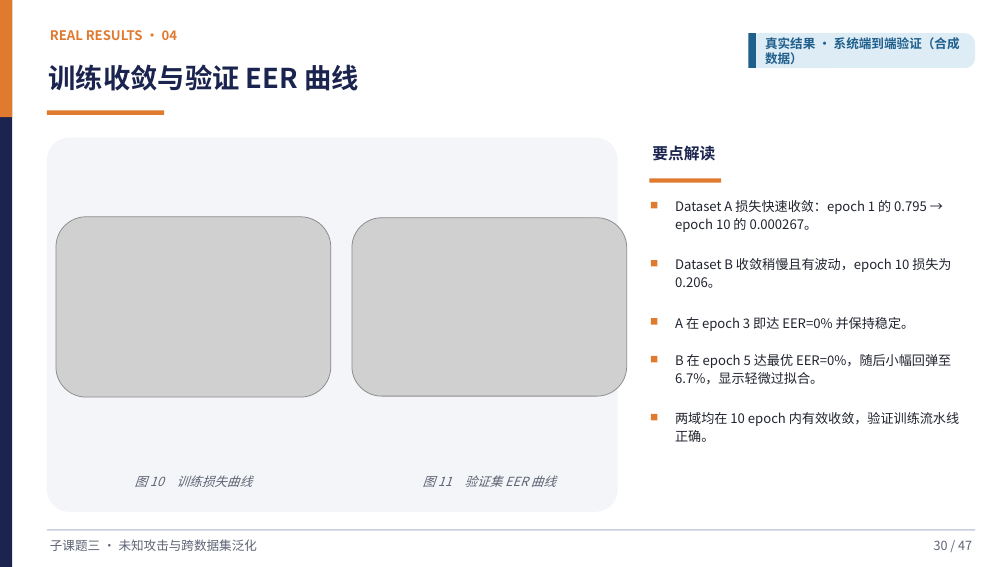
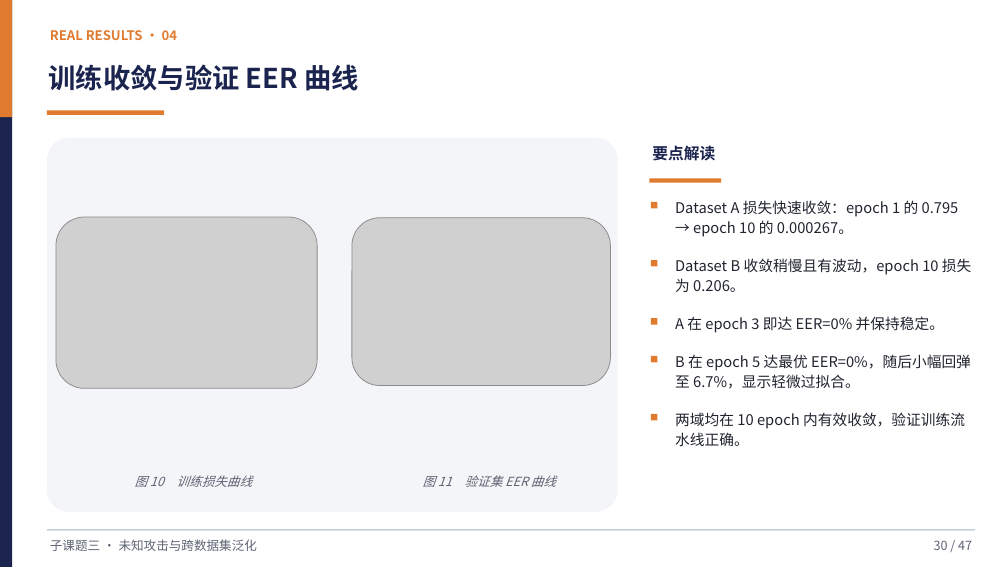
Before and after one commit to Yihuai-Zhang/learngit, a slide deck: slide 29 of 子课题三答辩-未知攻击与跨数据集泛化.pptx (slide 30 before the commit). Drawn at 1008x567 pixels with LibreOffice and Linux fonts; fonts in the diff are those of the drawing; grey boxes stand for pictures. Boxes give left, top, right and bottom in pixels: in the first picture for what was removed or moved away, otherwise in the second. Text is boxed around its words. In the diff, an @@ line names an element or a change of style, - is before the commit and + after.

```diff
--- a/子课题三答辩-未知攻击与跨数据集泛化.pptx
+++ b/子课题三答辩-未知攻击与跨数据集泛化.pptx
@@ rounded rectangle removed at [749, 33, 975, 68] @@
@@ rectangle removed at [749, 33, 756, 68] @@
@@ text removed at [765, 37, 960, 64] @@
-真实结果 · 系统端到端验证（合成数据）
@@ picture: place and size @@
-picture at [56, 217, 330, 397]
+picture at [56, 217, 318, 389]
@@ picture: place and size @@
-picture at [352, 218, 627, 396]
+picture at [352, 218, 611, 386]
@@ size 12.5 to 14 pt in 5 elements at [675, 200, 959, 237], [675, 258, 971, 292], [675, 316, 944, 333], [675, 354, 971, 389], [675, 412, 965, 446] @@
```
Also in this commit, not shown: 30 other slides changed, 1 slide added, 3 slides removed, 2 other files.
